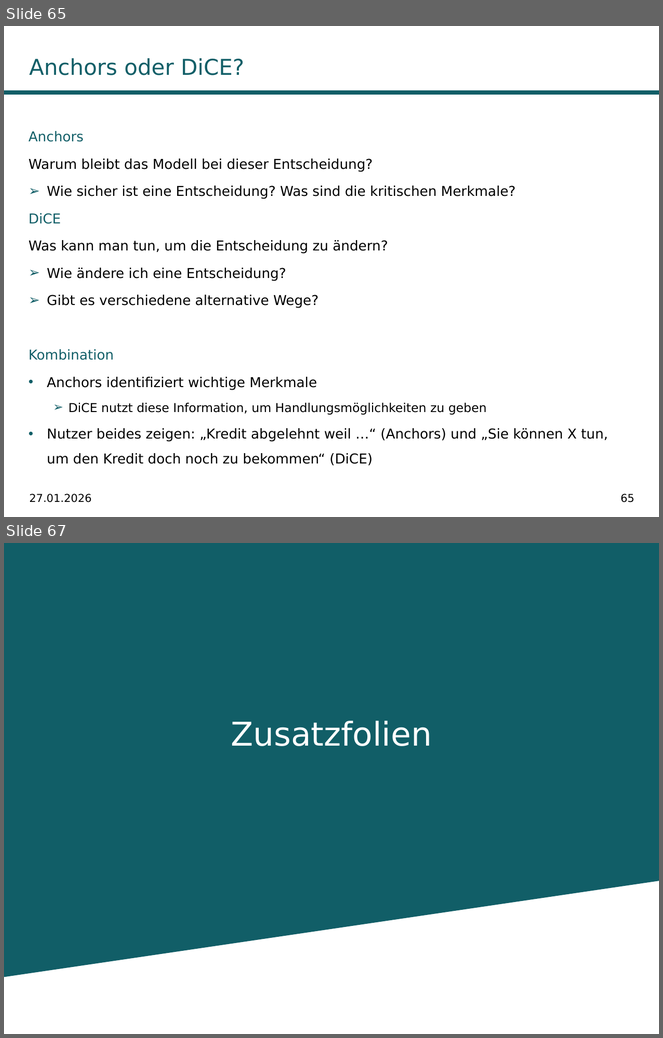
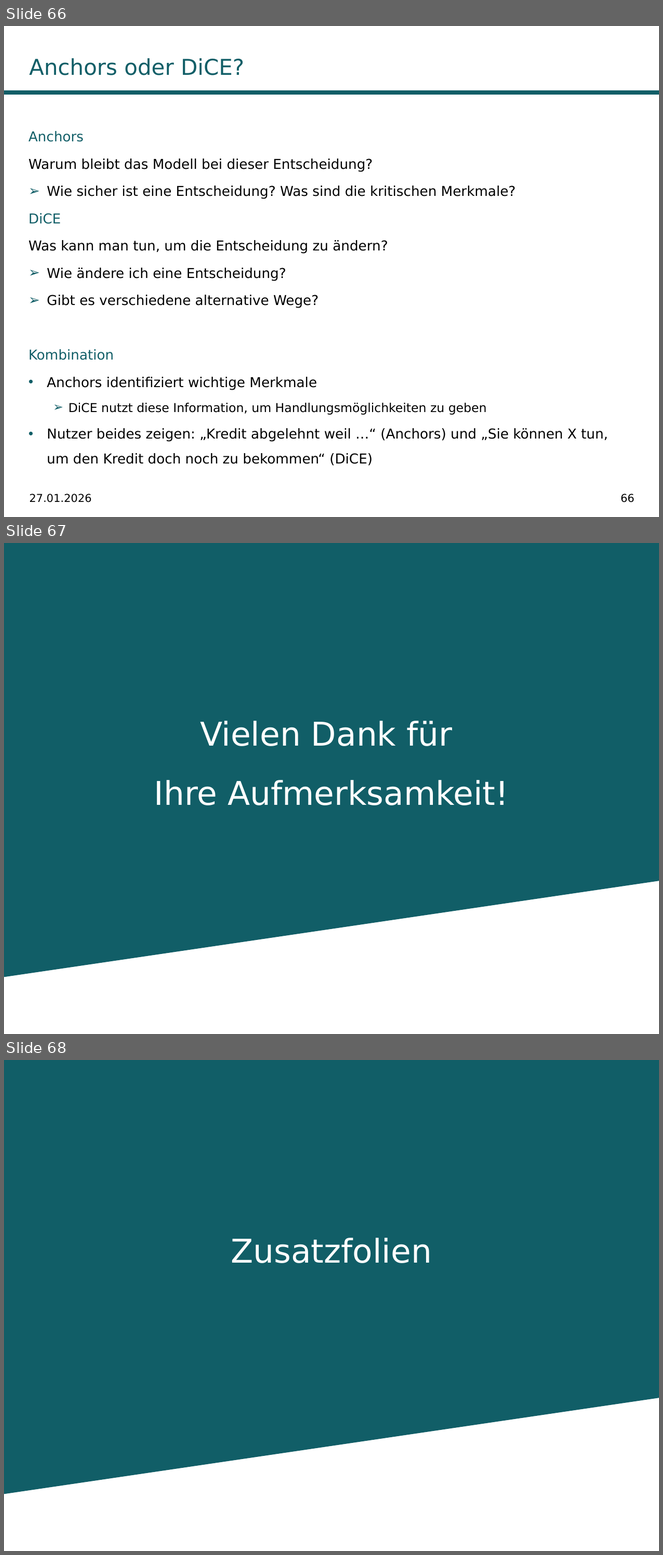
Before and after one commit to fabiw98/Seminar_DICE, a slide deck: Präsentation/PräsentationDiCE.pptx. Shown one above the other, each under a label of ours: slides 65 and 67 before the commit, slides 66, 67 and 68 after it; the slides between them are not shown. The pictures are 663x1038 and 663x1555 pixels, drawn with LibreOffice and Linux fonts; fonts in the diff are those of the drawing; background and template pictures are left out. Boxes give left, top, right and bottom in pixels: in the first picture for what was removed or moved away, otherwise in the second. Text is boxed around its words. In the diff, an @@ line names an element or a change of style, - is before the commit and + after.

```diff
--- a/Präsentation/PräsentationDiCE.pptx
+++ b/Präsentation/PräsentationDiCE.pptx
@@ slide 67 added at box(4, 543, 659, 1034), background #FFFFFF; not listed: 1 template element that a slide beside it also shows @@
@@ text added at box(154, 721, 509, 806), 36 pt, text #FFFFFF @@
+Vielen Dank für
+Ihre Aufmerksamkeit!
@@ what was slide 65 is now slide 66 @@
@@ page number at box(621, 494, 635, 503): text changed @@
-65
+66
@@ what was slide 67 is now slide 68 @@
```
Also in this commit, not shown: 4 slides changed.
